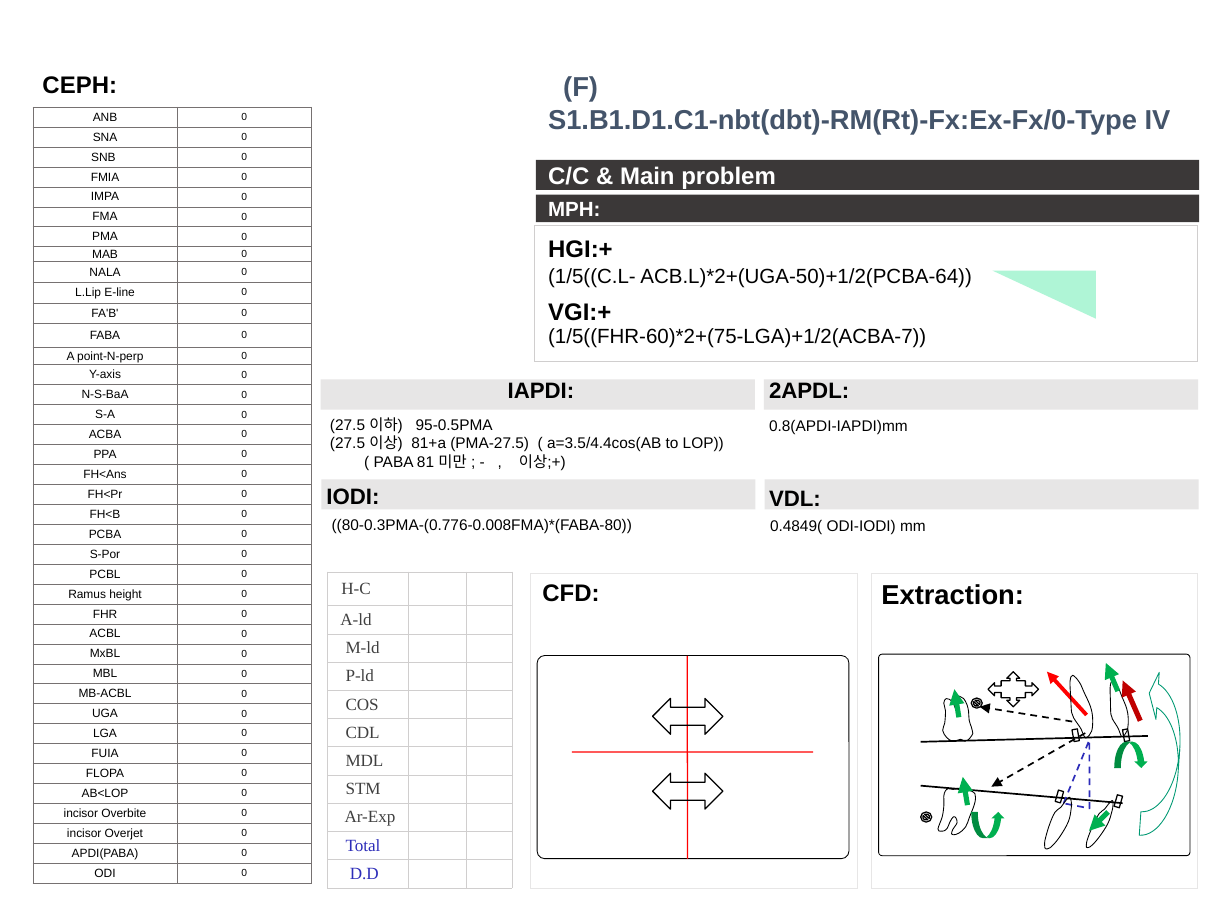
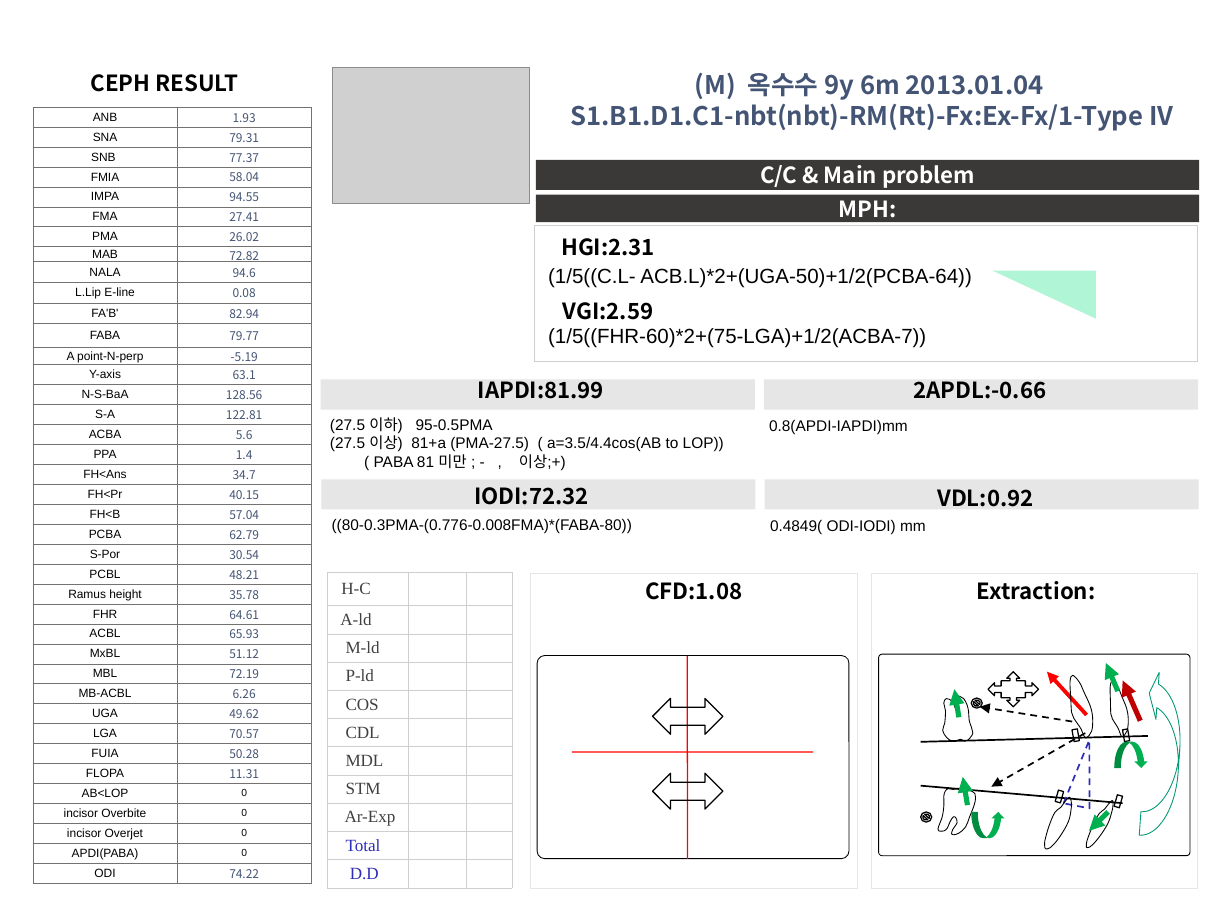
Before and after one commit to DrOksusu/koco_ppt, a slide deck: slide 1 of output_ppt.pptx. Drawn at 1232x924 pixels with LibreOffice and Linux fonts; fonts in the diff are those of the drawing; grey boxes stand for pictures. Boxes give left, top, right and bottom in pixels: in the first picture for what was removed or moved away, otherwise in the second. Text is boxed around its words. In the diff, an @@ line names an element or a change of style, - is before the commit and + after.

```diff
--- a/output_ppt.pptx
+++ b/output_ppt.pptx
@@ text at [91, 74, 238, 92]: text changed; size 14 to 13 pt; font Arial to Noto Sans CJK KR @@
-CEPH:
+CEPH RESULT
@@ picture added at [333, 68, 530, 203] @@
@@ text at [571, 73, 1173, 131]: text changed; size 16 to 15 pt; font Arial to Noto Sans CJK KR; text colour #44546A to #445474 @@
-(F)
-S1.B1.D1.C1-nbt(dbt)-RM(Rt)-Fx:Ex-Fx/0-Type IV
+(M) 옥수수 9y 6m 2013.01.04
+S1.B1.D1.C1-nbt(nbt)-RM(Rt)-Fx:Ex-Fx/1-Type IV
@@ table at [33, 107, 312, 885] @@
-row 1, column 2: 0
+row 1, column 2: 1.93
-row 2, column 2: 0
+row 2, column 2: 79.31
-row 3, column 2: 0
+row 3, column 2: 77.37
-row 4, column 2: 0
+row 4, column 2: 58.04
-row 5, column 2: 0
+row 5, column 2: 94.55
-row 6, column 2: 0
+row 6, column 2: 27.41
-row 7, column 2: 0
+row 7, column 2: 26.02
-row 8, column 2: 0
+row 8, column 2: 72.82
-row 9, column 2: 0
+row 9, column 2: 94.6
-row 10, column 2: 0
+row 10, column 2: 0.08
-row 11, column 2: 0
+row 11, column 2: 82.94
-row 12, column 2: 0
+row 12, column 2: 79.77
-row 13, column 2: 0
+row 13, column 2: -5.19
-row 14, column 2: 0
+row 14, column 2: 63.1
-row 15, column 2: 0
+row 15, column 2: 128.56
-row 16, column 2: 0
+row 16, column 2: 122.81
-row 17, column 2: 0
+row 17, column 2: 5.6
-row 18, column 2: 0
+row 18, column 2: 1.4
-row 19, column 2: 0
+row 19, column 2: 34.7
-row 20, column 2: 0
+row 20, column 2: 40.15
-row 21, column 2: 0
+row 21, column 2: 57.04
-row 22, column 2: 0
+row 22, column 2: 62.79
-row 23, column 2: 0
+row 23, column 2: 30.54
-row 24, column 2: 0
+row 24, column 2: 48.21
-row 25, column 2: 0
+row 25, column 2: 35.78
-row 26, column 2: 0
+row 26, column 2: 64.61
-row 27, column 2: 0
+row 27, column 2: 65.93
-row 28, column 2: 0
+row 28, column 2: 51.12
-row 29, column 2: 0
+row 29, column 2: 72.19
-row 30, column 2: 0
+row 30, column 2: 6.26
-row 31, column 2: 0
+row 31, column 2: 49.62
-row 32, column 2: 0
+row 32, column 2: 70.57
-row 33, column 2: 0
+row 33, column 2: 50.28
-row 34, column 2: 0
+row 34, column 2: 11.31
-row 39, column 2: 0
+row 39, column 2: 74.22
@@ rectangle "C/C & Main problem" at [536, 160, 1199, 190]: size 14 to 13 pt, font Arial to Noto Sans CJK KR; alignment left to centre @@
@@ rectangle "MPH:" at [536, 195, 1199, 223]: size 12 to 13 pt, font Arial to Noto Sans CJK KR; alignment left to centre @@
@@ text at [561, 238, 655, 256]: text changed; size 14 to 13 pt; font Arial to Noto Sans CJK KR @@
-HGI:+
+HGI:2.31
@@ text at [563, 302, 653, 320]: text changed; size 14 to 13 pt; font Arial to Noto Sans CJK KR @@
-VGI:+
+VGI:2.59
@@ text at [478, 381, 604, 399]: text changed; font Arial to Noto Sans CJK KR @@
-IAPDI:
+IAPDI:81.99
@@ text at [913, 381, 1046, 399]: text changed; font Arial to Noto Sans CJK KR @@
-2APDL:
+2APDL:-0.66
@@ text at [474, 487, 588, 505]: text changed; font Arial to Noto Sans CJK KR @@
-IODI:
+IODI:72.32
@@ text at [937, 489, 1033, 507]: text changed; font Arial to Noto Sans CJK KR @@
-VDL:
+VDL:0.92
@@ text at [645, 582, 742, 600]: text changed; size 14 to 13 pt; font Arial to Noto Sans CJK KR @@
-CFD:
+CFD:1.08
@@ text "Extraction:" at [977, 581, 1096, 600]: size 16 to 13 pt, font Arial to Noto Sans CJK KR; alignment left to centre @@
```
Also in this commit, not shown: 2 slides added, 2 slides removed, 4 other files.
